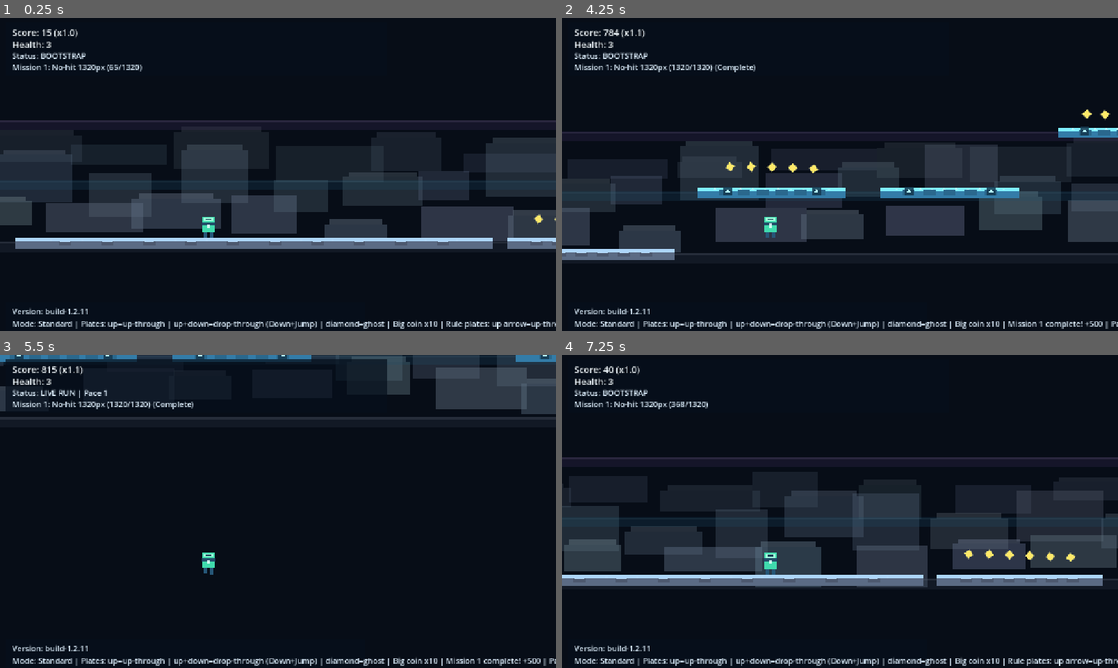
Above: before the commit, frames 1-4 (two rows, left to right).
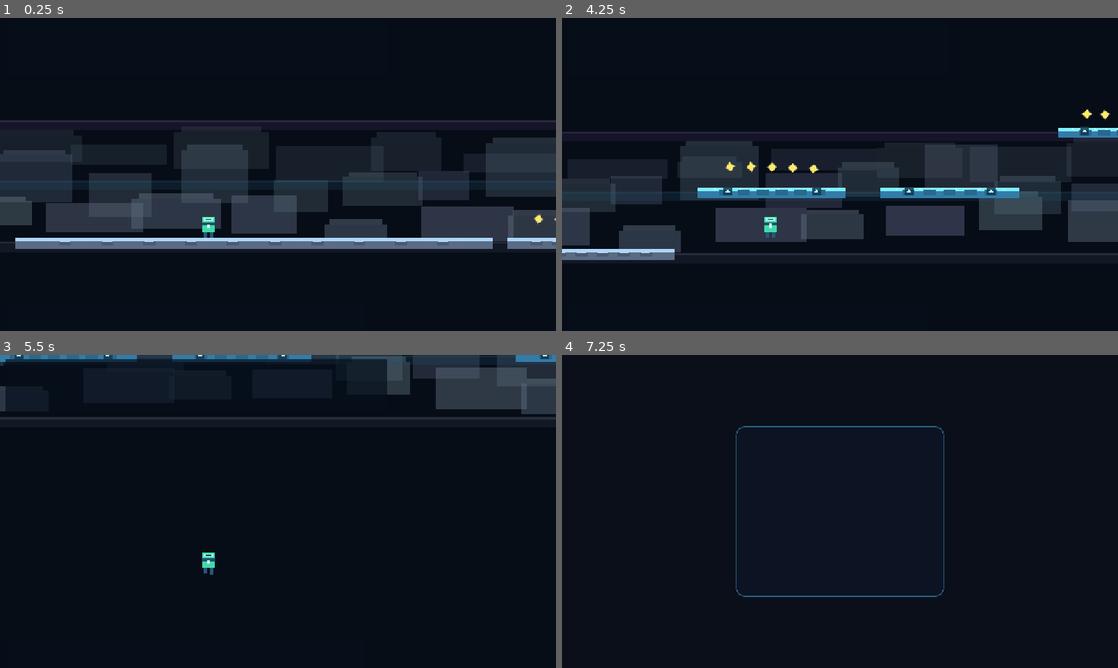
Above: after the commit, the same moments.

Repository: DKE-DEV-33/Endless-Runner-Redux
Game: Godot game, scene res://scenes/Main.tscn
Two runs of this game, one before a commit and one after it. Both use one fixed random seed, a clock stepped at 60 frames per second and the inputs below.
Inputs (mouse positions are in pixels of both pictures, inside the frame that each line leads up to):
- Up to frame 1 (0.25 s): no input
- Up to frame 2 (4.25 s): tap Enter at 0.5 s; hold Right (ui_right) 0.53-2.03 s; tap Space (jump) at 0.77, 1.52, 3.02, 3.77 s; hold Left (ui_left) 2.03-2.78 s; hold Right (ui_right) from 2.78 s (still down)
- Up to frame 3 (5.5 s): release Right (ui_right) at 4.28 s; hold Left (ui_left) 4.28-5.03 s; tap Space (jump) at 4.52 s; hold Right (ui_right) from 5.03 s (still down)
- Up to frame 4 (7.25 s): release Right (ui_right) at 5.75 s; click "Start" at 5.75 s; click (840, 520) at 6.5 s, where only the run after the commit has a clickable "Start"

The runs differ from the first frame. In frame 1, 2.0% of the frame differs, in the area x 2-100%, y 3-100%; in frame 2, 2.1%; in frame 3, 2.1%; in frame 4, 23%, in the area x 0-100%, y 3-100%.

Commit message:
Apply Orbitron UI font across splash, menu, and gameplay HUD

Diff:
--- a/scenes/Main.tscn
+++ b/scenes/Main.tscn
@@ -1,18 +1,22 @@
-[gd_scene load_steps=9 format=3]
+[gd_scene load_steps=11 format=3]
 
 [ext_resource type="Script" path="res://scripts/main.gd" id="1"]
 [ext_resource type="Script" path="res://scripts/player.gd" id="2"]
+[ext_resource type="FontFile" path="res://assets/fonts/Orbitron-SemiBold.ttf" id="3"]
+[ext_resource type="FontFile" path="res://assets/fonts/Orbitron-Regular.ttf" id="4"]
 
 [sub_resource type="RectangleShape2D" id="1"]
 size = Vector2(36, 52)
 
 [sub_resource type="LabelSettings" id="2"]
+font = ExtResource("3")
 font_size = 21
 font_color = Color(0.95, 0.98, 1, 1)
 outline_size = 4
 outline_color = Color(0, 0, 0, 0.5)
 
 [sub_resource type="LabelSettings" id="3"]
+font = ExtResource("4")
 font_size = 18
 font_color = Color(0.87, 0.94, 1, 1)
 outline_size = 3
@@ -137,7 +141,7 @@
 offset_top = 662.0
 offset_right = 500.0
 offset_bottom = 690.0
-text = "Version: build-1.2.11"
+text = "Version: build-1.2.12"
 label_settings = SubResource("3")
 
 [node name="PauseLayer" type="CanvasLayer" parent="."]
@@ -211,6 +215,7 @@
 [node name="ResumeButton" type="Button" parent="PauseLayer/PausePanel/VBox"]
 layout_mode = 2
 text = "Resume"
+theme_override_fonts/font = ExtResource("3")
 theme_override_styles/normal = SubResource("5")
 theme_override_styles/hover = SubResource("6")
 theme_override_styles/pressed = SubResource("7")
@@ -218,6 +223,7 @@
 [node name="RestartButton" type="Button" parent="PauseLayer/PausePanel/VBox"]
 layout_mode = 2
 text = "Restart Run"
+theme_override_fonts/font = ExtResource("3")
 theme_override_styles/normal = SubResource("5")
 theme_override_styles/hover = SubResource("6")
 theme_override_styles/pressed = SubResource("7")
@@ -225,6 +231,7 @@
 [node name="MenuButton" type="Button" parent="PauseLayer/PausePanel/VBox"]
 layout_mode = 2
 text = "Save + Return to Menu"
+theme_override_fonts/font = ExtResource("3")
 theme_override_styles/normal = SubResource("5")
 theme_override_styles/hover = SubResource("6")
 theme_override_styles/pressed = SubResource("7")
--- a/scenes/Menu.tscn
+++ b/scenes/Menu.tscn
@@ -1,14 +1,18 @@
-[gd_scene load_steps=7 format=3]
+[gd_scene load_steps=9 format=3]
 
 [ext_resource type="Script" path="res://scripts/menu.gd" id="1"]
+[ext_resource type="FontFile" path="res://assets/fonts/Orbitron-SemiBold.ttf" id="2"]
+[ext_resource type="FontFile" path="res://assets/fonts/Orbitron-Regular.ttf" id="3"]
 
 [sub_resource type="LabelSettings" id="1"]
+font = ExtResource("2")
 font_size = 34
 font_color = Color(0.95, 0.98, 1, 1)
 outline_size = 5
 outline_color = Color(0, 0, 0, 0.55)
 
 [sub_resource type="LabelSettings" id="2"]
+font = ExtResource("3")
 font_size = 19
 font_color = Color(0.86, 0.93, 1, 1)
 outline_size = 4
@@ -114,6 +118,7 @@
 [node name="ModeButton" type="Button" parent="Card/Center"]
 layout_mode = 2
 text = "Mode: Standard"
+theme_override_fonts/font = ExtResource("2")
 theme_override_styles/normal = SubResource("4")
 theme_override_styles/hover = SubResource("5")
 theme_override_styles/pressed = SubResource("6")
@@ -127,6 +132,7 @@
 [node name="StartButton" type="Button" parent="Card/Center"]
 layout_mode = 2
 text = "Start"
+theme_override_fonts/font = ExtResource("2")
 theme_override_styles/normal = SubResource("4")
 theme_override_styles/hover = SubResource("5")
 theme_override_styles/pressed = SubResource("6")
@@ -134,6 +140,7 @@
 [node name="QuitButton" type="Button" parent="Card/Center"]
 layout_mode = 2
 text = "Quit"
+theme_override_fonts/font = ExtResource("2")
 theme_override_styles/normal = SubResource("4")
 theme_override_styles/hover = SubResource("5")
 theme_override_styles/pressed = SubResource("6")
--- a/scenes/Splash.tscn
+++ b/scenes/Splash.tscn
@@ -1,6 +1,22 @@
-[gd_scene load_steps=2 format=3]
+[gd_scene load_steps=5 format=3]
 
 [ext_resource type="Script" path="res://scripts/splash.gd" id="1"]
+[ext_resource type="FontFile" path="res://assets/fonts/Orbitron-SemiBold.ttf" id="2"]
+[ext_resource type="FontFile" path="res://assets/fonts/Orbitron-Regular.ttf" id="3"]
+
+[sub_resource type="LabelSettings" id="1"]
+font = ExtResource("2")
+font_size = 52
+font_color = Color(0.93, 0.97, 1, 1)
+outline_size = 6
+outline_color = Color(0, 0, 0, 0.6)
+
+[sub_resource type="LabelSettings" id="2"]
+font = ExtResource("3")
+font_size = 30
+font_color = Color(0.55, 0.78, 1, 1)
+outline_size = 4
+outline_color = Color(0, 0, 0, 0.52)
 
 [node name="Splash" type="Control"]
 layout_mode = 3
@@ -39,9 +55,11 @@
 layout_mode = 2
 text = "ENDLESS RUNNER"
 horizontal_alignment = 1
+label_settings = SubResource("1")
 
 [node name="Sub" type="Label" parent="Center"]
 layout_mode = 2
 text = "Redux"
 horizontal_alignment = 1
 modulate = Color(0.55, 0.78, 1, 1)
+label_settings = SubResource("2")
--- a/scripts/main.gd
+++ b/scripts/main.gd
@@ -1,5 +1,5 @@
 extends Node2D
-const BUILD_VERSION: String = "build-1.2.11"
+const BUILD_VERSION: String = "build-1.2.12"
 
 const PLATFORM_THICKNESS: float = 24.0
 const PLAYER_AHEAD_SPAWN: float = 1650.0
Binary file added: assets/fonts/Orbitron-Regular.ttf
Binary file added: assets/fonts/Orbitron-SemiBold.ttf
